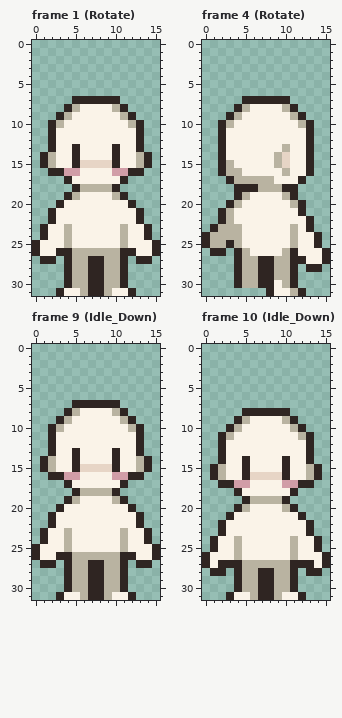
Two states of a pixel-art file, assets/characters/Eris Esra's Character Template 4.0/16x32/16x32 All Animations.aseprite. Above is the file before it was changed.
16x32 pixels, 123 frames. Shown: frame 1 (Rotate), frame 4 (Rotate), frame 9 (Idle_Down), frame 10 (Idle_Down). The commit also changed other frames, which this record leaves out.
The result:
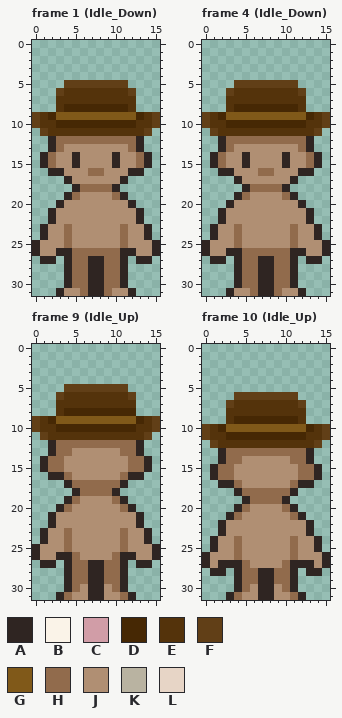
Palette (. is transparent): A #2f2522  B #faf3e8  C #d19da7  D #462804  E #54330b  F #613f17  G #805919  H #916b4c  J #b08f73  K #b9b3a1  L #e7d5c6
From old to new:
--- frame 1 (Idle_Down)
@@ x 0..15 @@
  4 ................
- 5 ................
- 6 ................
- 7 .....AAAAAA.....
- 8 ....AKBBBBKA....
- 9 ...AKBBBBBBKA...
-10 ..AKBBBBBBBBKA..
-11 ..ABBBBBBBBBBA..
-12 ..ABBBBBBBBBBA..
-13 ..ABBABBBBABBA..
-14 .AKBBABBBBABBKA.
-15 .AKBBALLLLABBKA.
-16 ..AACCBBBBCCAA..
-17 ....ABBBBBBA....
-18 .....AKKKKA.....
-19 ....AKBBBBKA....
-20 ...ABBBBBBBBA...
-21 ..ABBBBBBBBBBA..
-22 ..ABBBBBBBBBBA..
-23 .ABBKBBBBBBKBBA.
-24 .ABBKBBBBBBKBBA.
-25 ABBBKBBBBBBKBBBA
-26 ABBAAKKKKKKAABBA
-27 .AA.AKKAAKKA.AA.
-28 ....AKKAAKKA....
-29 ....AKKAAKKA....
-30 ....AKKAAKKA....
-31 ...ABBKAAKBBA...
+ 5 ....FFFFFFFF....
+ 6 ...FEEEEEEEEF...
+ 7 ...EEEEEEEEEE...
+ 8 ...EDDDDDDDDE...
+ 9 FEDGGGGGGGGGGDEF
+10 FEEDDDDDDDDDDEEF
+11 .FEEEEEEEEEEEEF.
+12 ..AHHHHHHHHHHA..
+13 ..AHJJJJJJJJHA..
+14 .AHJJAJJJJAJJHA.
+15 .AHJJAJJJJAJJHA.
+16 ..AAJJJHHJJJAA..
+17 ....AJJJJJJA....
+18 .....AHHHHA.....
+19 ....AHJJJJHA....
+20 ...AJJJJJJJJA...
+21 ..AJJJJJJJJJJA..
+22 ..AJJJJJJJJJJA..
+23 .AJJHJJJJJJHJJA.
+24 .AJJHJJJJJJHJJA.
+25 AJJJHJJJJJJHJJJA
+26 AJJAAHHHHHHAAJJA
+27 .AA.AHHAAHHA.AA.
+28 ....AHHAAHHA....
+29 ....AHHAAHHA....
+30 ....AHHAAHHA....
+31 ...AJJHAAHJJA...
--- frame 4 (Idle_Down)
@@ x 0..15 @@
  4 ................
- 5 ................
- 6 ................
- 7 .....AAAAAA.....
- 8 ....AKBBBBKA....
- 9 ...AKBBBBBBKA...
-10 ..AKBBBBBBBBKA..
-11 ..ABBBBBBBBBBA..
-12 ..ABBBBBBBBBBA..
-13 ..ABBBBBBBKBBA..
-14 ..ABBBBBBKLBBA..
-15 ..AKBBBBBKLBBA..
-16 ..AKKBBBBBKBBA..
-17 ...AKKKKKBBBA...
-18 ....AAAKKKAA....
-19 ....AKBBBBKA....
-20 ...AKBBBBBBKA...
-21 ..AKBBBBBBBBA...
-22 ..AKBBBBBBBBBA..
-23 .AKKKBBBBBBKBA..
-24 AKKKKBBBBBBKBBA.
-25 AKKAKBBBBBBKBBA.
-26 .AA.AKBBBBKABBBA
-27 ....AKKAAKKAABBA
-28 ....AKKAAKKA.AA.
-29 ....AKKAAKKA....
-30 ....AKKAABKA....
-31 ........ABBKA...
+ 5 ....FFFFFFFF....
+ 6 ...FEEEEEEEEF...
+ 7 ...EEEEEEEEEE...
+ 8 ...EDDDDDDDDE...
+ 9 FEDGGGGGGGGGGDEF
+10 FEEDDDDDDDDDDEEF
+11 .FEEEEEEEEEEEEF.
+12 ..AHHHHHHHHHHA..
+13 ..AHJJJJJJJJHA..
+14 .AHJJAJJJJAJJHA.
+15 .AHJJAJJJJAJJHA.
+16 ..AAJJJHHJJJAA..
+17 ....AJJJJJJA....
+18 .....AHHHHA.....
+19 ....AHJJJJHA....
+20 ...AJJJJJJJJA...
+21 ..AJJJJJJJJJJA..
+22 ..AJJJJJJJJJJA..
+23 .AJJHJJJJJJHJJA.
+24 .AJJHJJJJJJHJJA.
+25 AJJJHJJJJJJHJJJA
+26 AJJAAHHHHHHAAJJA
+27 .AA.AHHAAHHA.AA.
+28 ....AHHAAHHA....
+29 ....AHHAAHHA....
+30 ....AHHAAHHA....
+31 ...AJJHAAHJJA...
--- frame 9 (Idle_Up)
@@ x 0..15 @@
  4 ................
- 5 ................
- 6 ................
- 7 .....AAAAAA.....
- 8 ....AKBBBBKA....
- 9 ...AKBBBBBBKA...
-10 ..AKBBBBBBBBKA..
-11 ..ABBBBBBBBBBA..
-12 ..ABBBBBBBBBBA..
-13 ..ABBABBBBABBA..
-14 .AKBBABBBBABBKA.
-15 .AKBBALLLLABBKA.
-16 ..AACCBBBBCCAA..
-17 ....ABBBBBBA....
-18 .....AKKKKA.....
-19 ....AKBBBBKA....
-20 ...ABBBBBBBBA...
-21 ..ABBBBBBBBBBA..
-22 ..ABBBBBBBBBBA..
-23 .ABBKBBBBBBKBBA.
-24 .ABBKBBBBBBKBBA.
-25 ABBBKBBBBBBKBBBA
-26 ABBAAKKKKKKAABBA
-27 .AA.AKKAAKKA.AA.
-28 ....AKKAAKKA....
-29 ....AKKAAKKA....
-30 ....AKKAAKKA....
-31 ...ABBKAAKBBA...
+ 5 ....FFFFFFFF....
+ 6 ...FEEEEEEEEF...
+ 7 ...EEEEEEEEEE...
+ 8 ...EDDDDDDDDD...
+ 9 FEDGGGGGGGGGGDEF
+10 FEEDDDDDDDDDDEEF
+11 .FEEEEEEEEEEEEF.
+12 ..AHHHHHHHHHHA..
+13 ..AHHJJJJJJHHA..
+14 .AHHJJJJJJJJHHA.
+15 .AHHJJJJJJJJHHA.
+16 ..AAHJJJJJJHAA..
+17 ....AHHHHHHA....
+18 .....AHHHHA.....
+19 ....AHJJJJHA....
+20 ...AHJJJJJJHA...
+21 ..AJJJJJJJJJJA..
+22 ..AJJJJJJJJJJA..
+23 .AJJHJJJJJJHJJA.
+24 .AJJHJJJJJJHJJA.
+25 AJJJHJJJJJJHJJJA
+26 AJJAAHJJJJHAAJJA
+27 .AA.AHHAAHHA.AA.
+28 ....AHHAAHHA....
+29 ....AHHAAHHA....
+30 ....AHJAAJHA....
+31 ...AHJJAAJJHA...
--- frame 10 (Idle_Up)
@@ x 0..15 @@
  5 ................
- 6 ................
- 7 ................
- 8 .....AAAAAA.....
- 9 ....AKBBBBKA....
-10 ...AKBBBBBBKA...
-11 ..AKBBBBBBBBKA..
-12 ..ABBBBBBBBBBA..
-13 ..ABBBBBBBBBBA..
-14 ..ABBABBBBABBA..
-15 .AKBBABBBBABBKA.
-16 .AKBBALLLLABBKA.
-17 ..AACCBBBBCCAA..
-18 ....ABBBBBBA....
-19 .....AKKKKA.....
-20 ....AKBBBBKA....
-21 ...ABBBBBBBBA...
-22 ..ABBBBBBBBBBA..
-23 ..ABBBBBBBBBBA..
-24 .ABBKBBBBBBKBBA.
-25 .ABBKBBBBBBKBBA.
-26 ABBBKBBBBBBKBBBA
-27 ABAAAKKKKKKAAABA
-28 .AA.AKKAAKKA.AA.
-29 ....AKKAAKKA....
-30 ....AKKAAKKA....
-31 ...ABBKAAKBBA...
+ 6 ....FFFFFFFF....
+ 7 ...FEEEEEEEEF...
+ 8 ...EEEEEEEEEE...
+ 9 ...EDDDDDDDDE...
+10 FEDGGGGGGGGGGDEF
+11 FEEDDDDDDDDDDEEF
+12 .FEEEEEEEEEEEEF.
+13 ..AHHHHHHHHHHA..
+14 ..AHHJJJJJJHHA..
+15 .AHHJJJJJJJJHHA.
+16 .AHHJJJJJJJJHHA.
+17 ..AAHJJJJJJHAA..
+18 ....AHHHHHHA....
+19 .....AHHHHA.....
+20 ....AHJJJJHA....
+21 ...AHJJJJJJHA...
+22 ..AJJJJJJJJJJA..
+23 ..AJJJJJJJJJJA..
+24 .AJJHJJJJJJHJJA.
+25 .AJJHJJJJJJHJJA.
+26 AJJJHJJJJJJHJJJA
+27 AJAAAHJJJJHAAAJA
+28 .AA.AHHAAHHA.AA.
+29 ....AHHAAHHA....
+30 ....AHJAAJHA....
+31 ...AHJJAAJJHA...
Where, in picture pixels (left, top, right, bottom), the same in both pictures:
changed: (32, 80, 160, 296)
changed: (202, 80, 330, 296)
changed: (32, 384, 160, 600)
changed: (202, 392, 330, 600)
